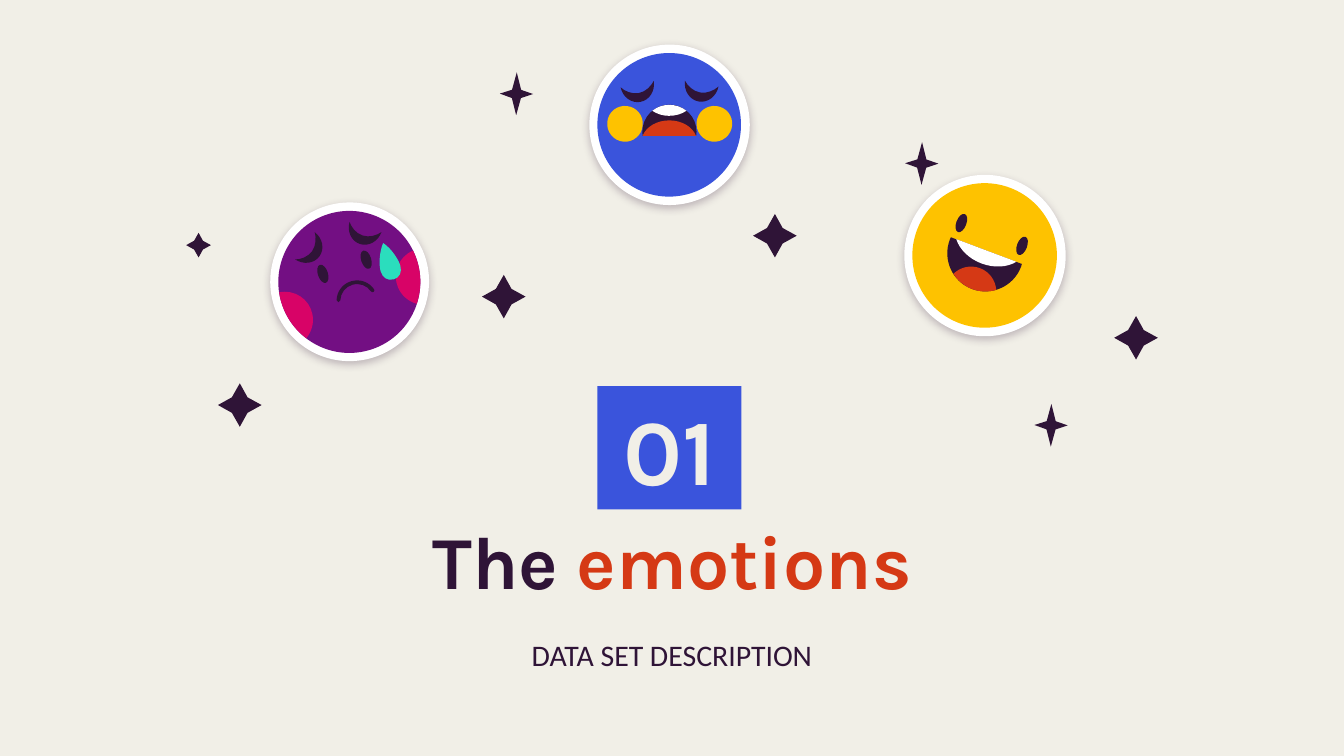
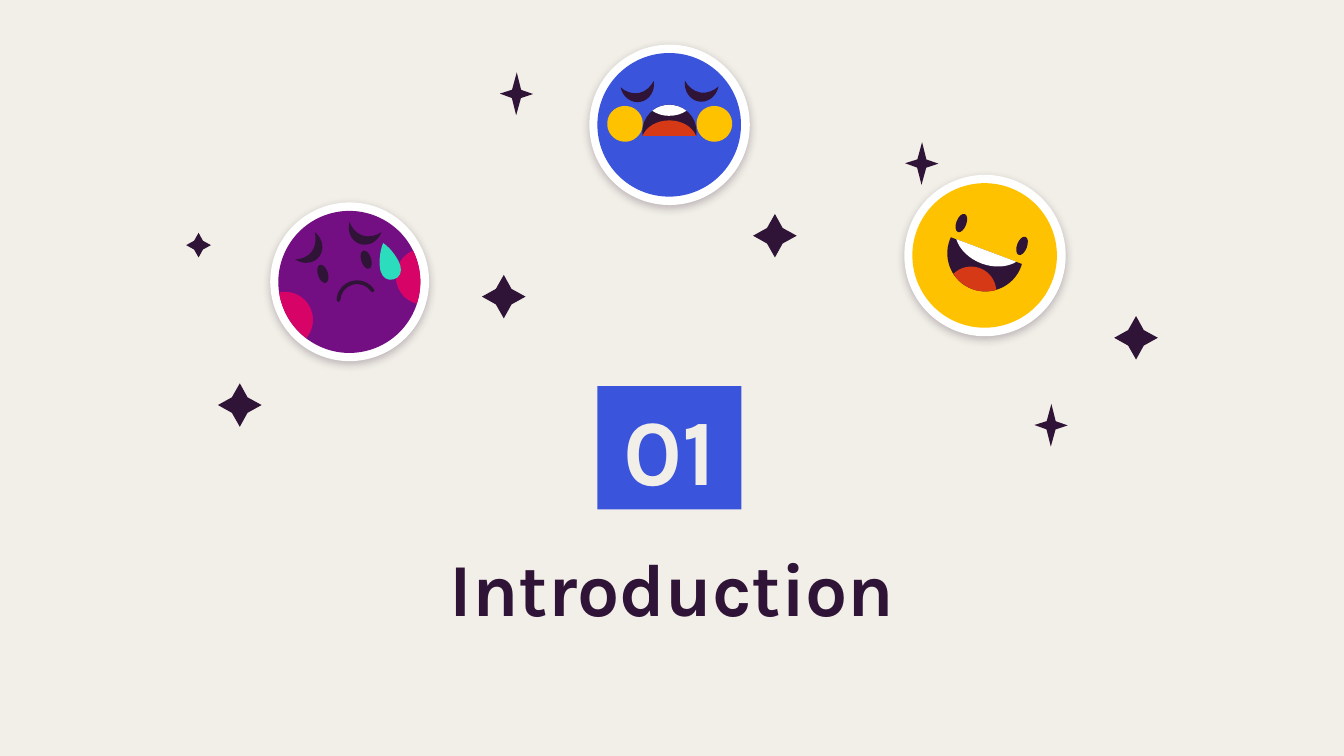
Before and after one commit to Dalia222/analyzing-speach-emotions, a slide deck: slide 3 of ppt.pptx (slide 4 before the commit). Drawn at 1344x756 pixels with LibreOffice and Linux fonts; fonts in the diff are those of the drawing; background and template pictures are left out. Boxes give left, top, right and bottom in pixels: in the first picture for what was removed or moved away, otherwise in the second. Text is boxed around its words. In the diff, an @@ line names an element or a change of style, - is before the commit and + after.

```diff
--- a/ppt.pptx
+++ b/ppt.pptx
@@ title at bbox=[450, 563, 895, 617]: text changed; text colour #D53915 to #2F1437 @@
-The emotions
+Introduction
@@ subtitle removed at bbox=[532, 646, 812, 666] @@
-DATA SET DESCRIPTION
```
Also in this commit, not shown: 4 other slides changed, 8 slides added, 7 slides removed, 1 other file.
